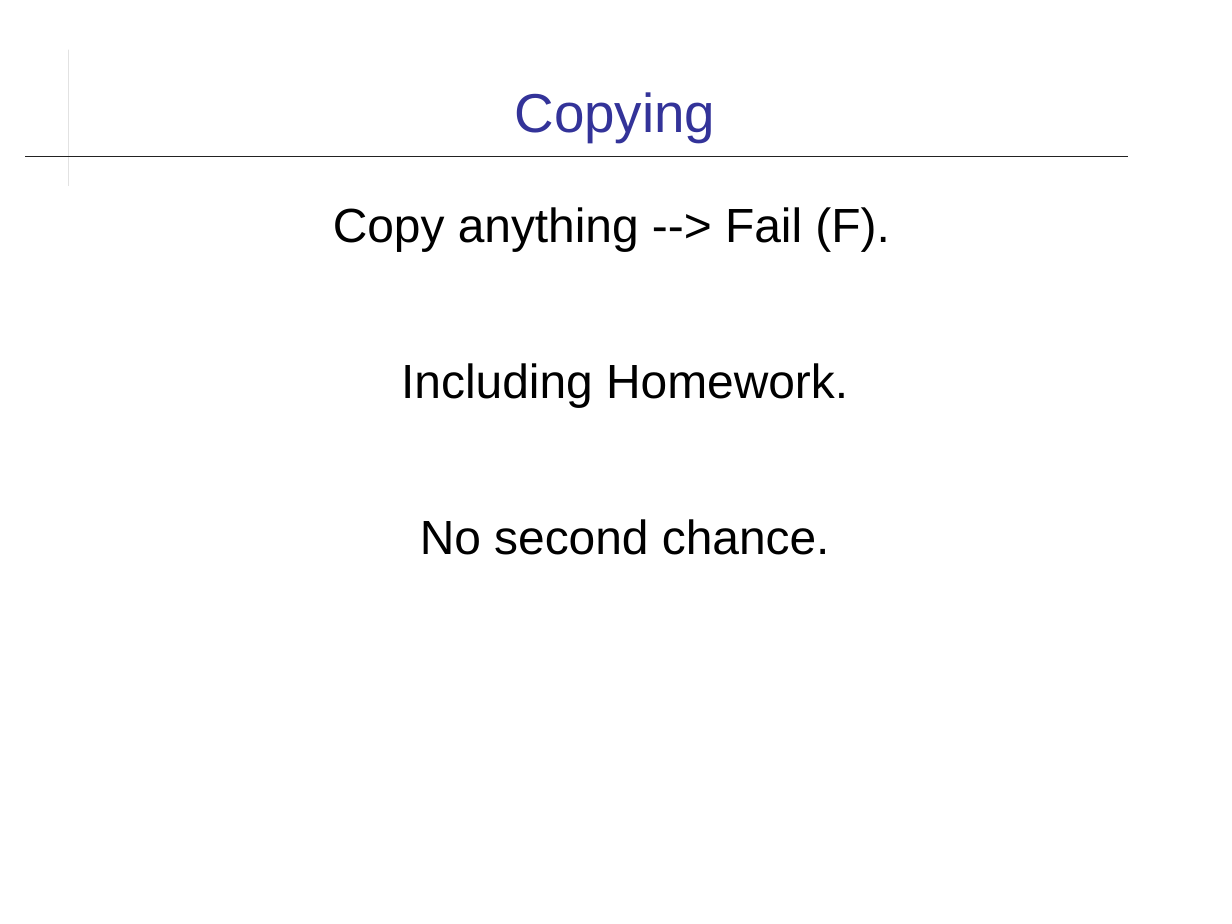
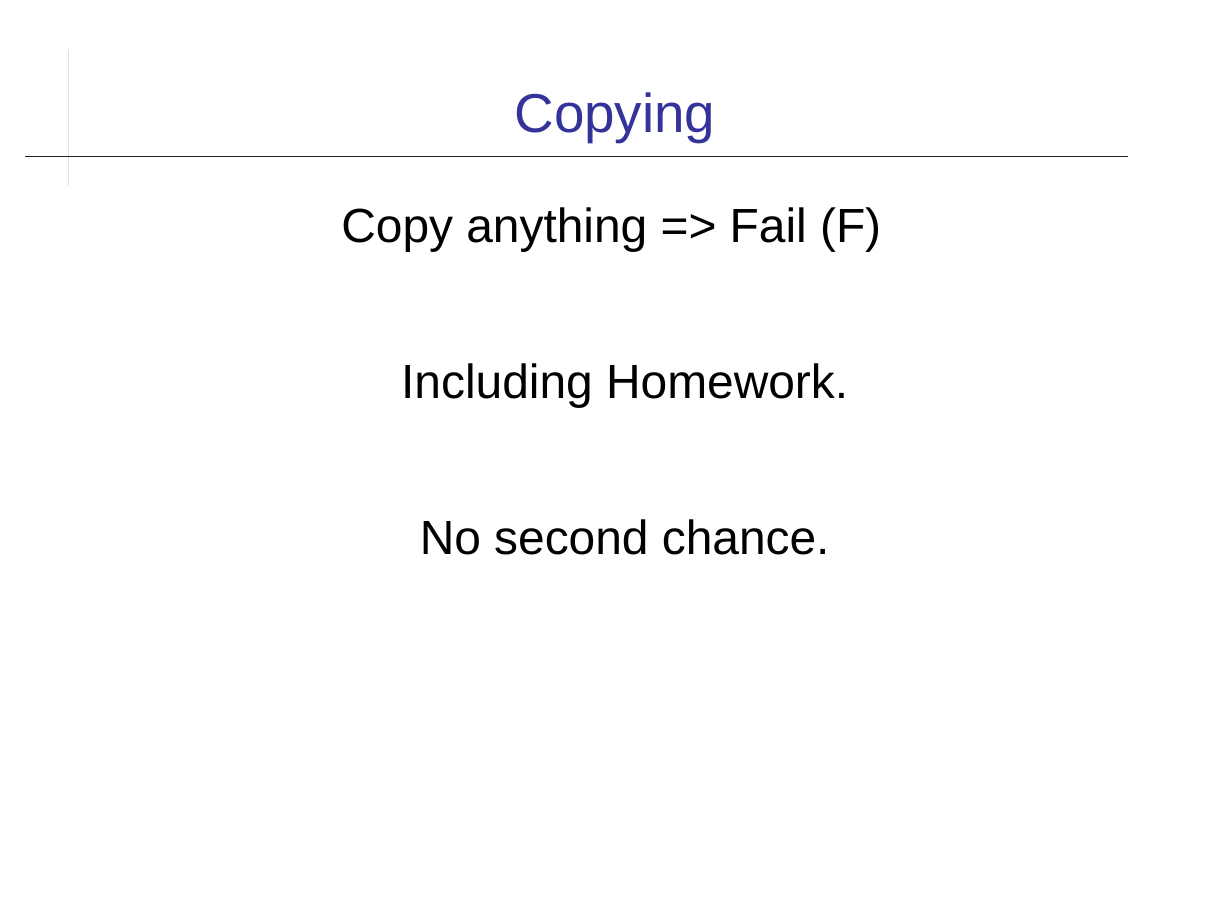
Before and after one commit to cpske/ISP, a slide deck: slide 15 of introduction/Introduction-to-Course.odp (slide 14 before the commit). Drawn at 1232x924 pixels with LibreOffice and Linux fonts; fonts in the diff are those of the drawing. Boxes give left, top, right and bottom in pixels: in the first picture for what was removed or moved away, otherwise in the second. Text is boxed around its words. In the diff, an @@ line names an element or a change of style, - is before the commit and + after.

```diff
--- a/introduction/Introduction-to-Course.odp
+++ b/introduction/Introduction-to-Course.odp
@@ text at bbox=[341, 207, 881, 251]: text changed @@
-Copy anything --> Fail (F).
+Copy anything => Fail (F)
```
Also in this commit, not shown: 10 other slides changed, 14 other files.
